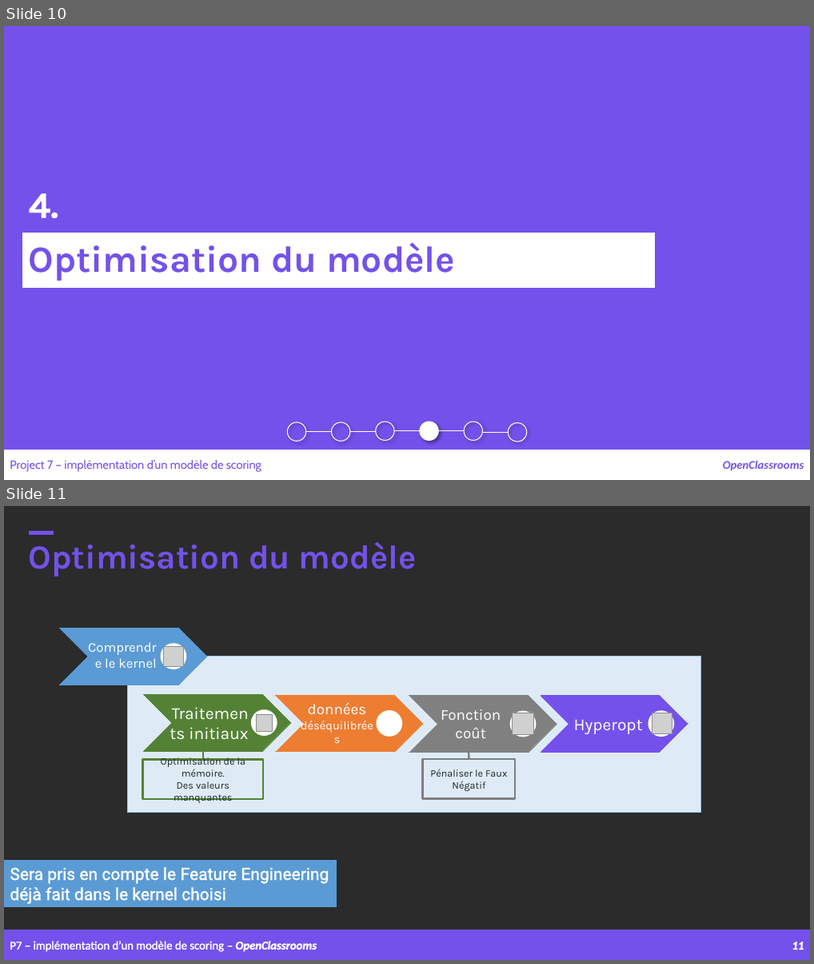
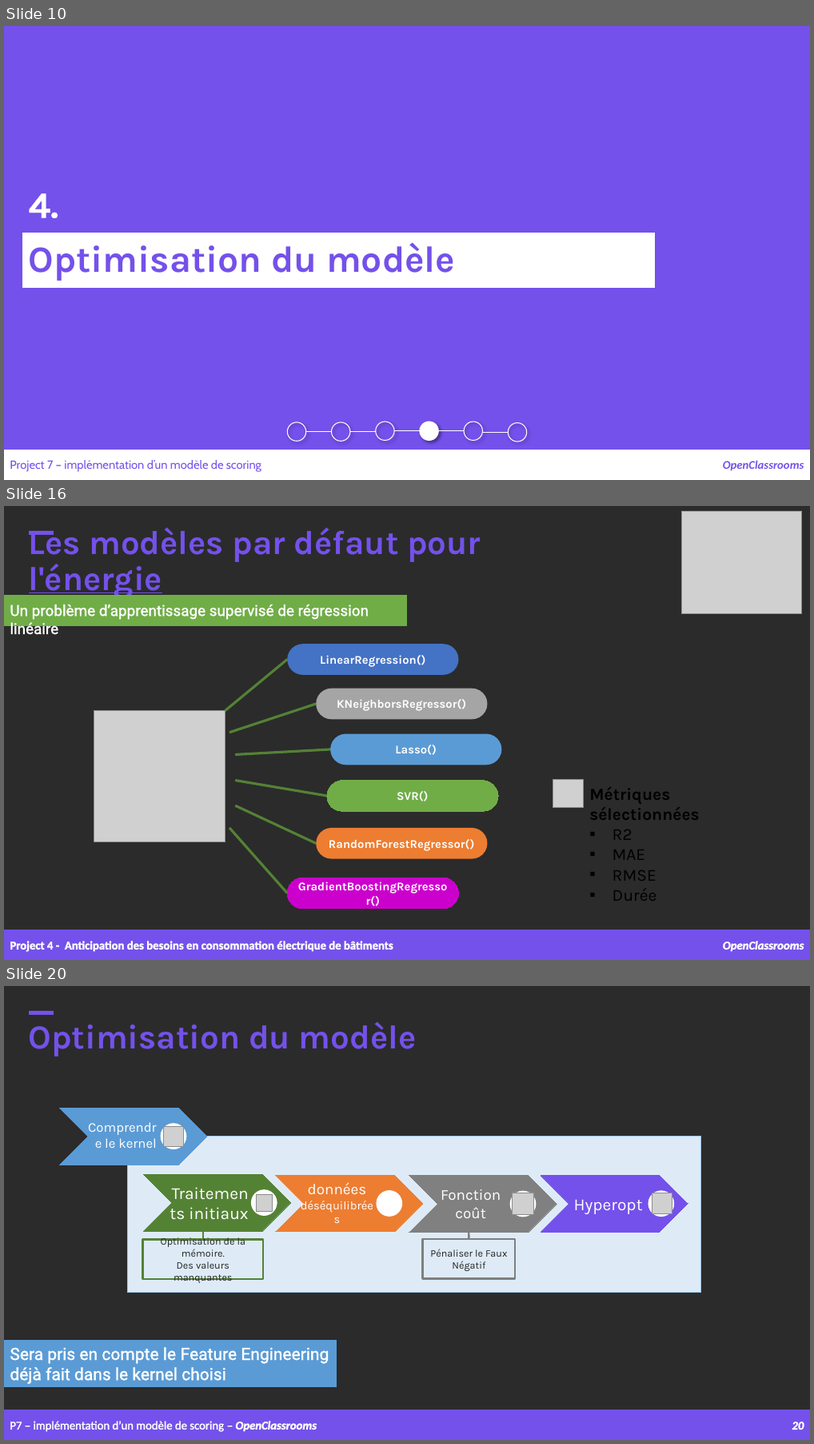
Before and after one commit to samirhinojosa/OC-P7-IMPLEMENT-A-SCORING-MODEL, a slide deck: supports/P7_presentation_final_v2.pptx. Shown one above the other, each under a label of ours: slides 10 and 11 before the commit, slides 10, 16 and 20 after it; the slides between them are not shown. The pictures are 814x964 and 814x1444 pixels, drawn with LibreOffice and Linux fonts; fonts in the diff are those of the drawing; grey boxes stand for pictures; background and template pictures are left out; a plain dark background stands for a picture behind light text. Boxes give left, top, right and bottom in pixels: in the first picture for what was removed or moved away, otherwise in the second. Text is boxed around its words. In the diff, an @@ line names an element or a change of style, - is before the commit and + after.

```diff
--- a/supports/P7_presentation_final_v2.pptx
+++ b/supports/P7_presentation_final_v2.pptx
@@ slide 16 added at (4,506,810,960), background picture (left out) @@
@@ text added at (29,528,481,600), 40 pt, text #7451EB, bold @@
+Les modèles par défaut pour l'énergie
@@ picture added at (682,511,802,614) @@
@@ rectangle added at (29,531,53,535), fill #7451EB, outline #7451EB 1 pt @@
@@ rectangle added at (4,595,407,625), fill #70AD47, outline #70AD47 1 pt @@
@@ text added at (10,604,369,638), 18 pt, text #FFFFFF @@
+Un problème d’apprentissage supervisé de régression linéaire
@@ picture added at (554,780,583,808) @@
@@ text added at (590,787,699,900), 20 pt, text #000000, bold @@
+Métriques sélectionnées
+▪ R2
+▪ MAE
+▪ RMSE
+▪ Durée
@@ group added at (94,644,502,908): 6 rounded rectangles, 6 lines, 1 picture @@
+LinearRegression()
+KNeighborsRegressor()
+RandomForestRegressor()
+Lasso()
+GradientBoostingRegressor()
+SVR()
@@ rectangle added at (4,929,810,960), fill #7451EB, outline #7451EB 1 pt @@
@@ text added at (10,940,394,952), 14 pt, text #FFFFFF, bold @@
+Project 4 - Anticipation des besoins en consommation électrique de bâtiments
@@ text added at (723,940,805,951), 14 pt, text #FFFFFF, bold, italic @@
+OpenClassrooms
@@ what was slide 11 is now slide 20 @@
@@ page number at (792,1421,804,1429): text changed @@
-11
+20
```
Also in this commit, not shown: 3 slides changed, 8 other slides added, 2 other files.
